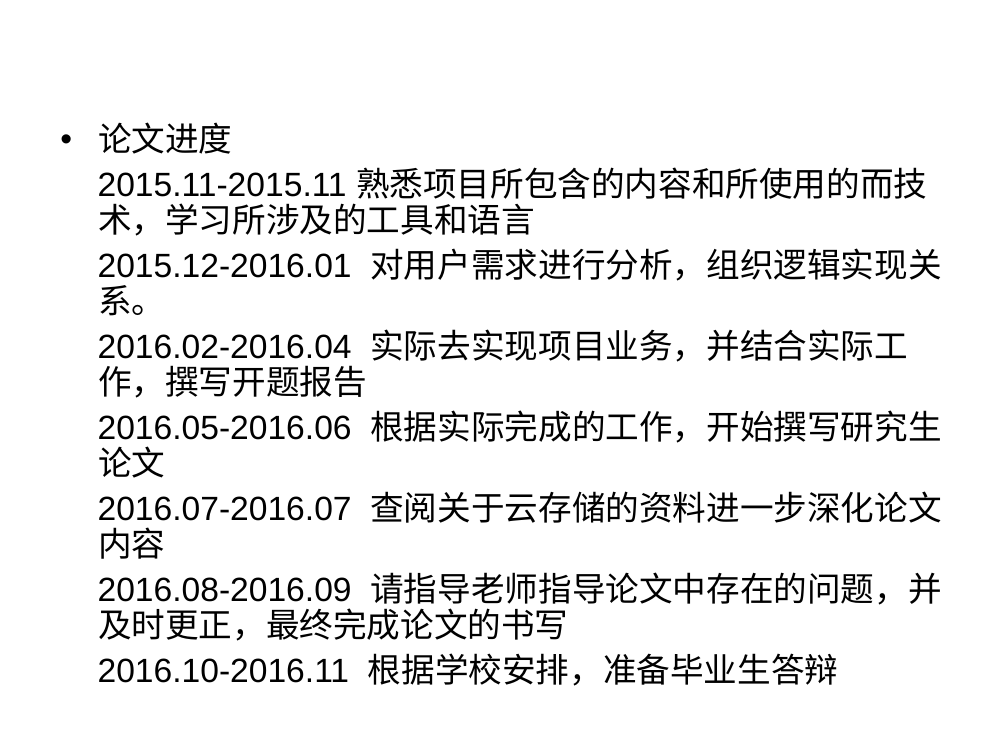
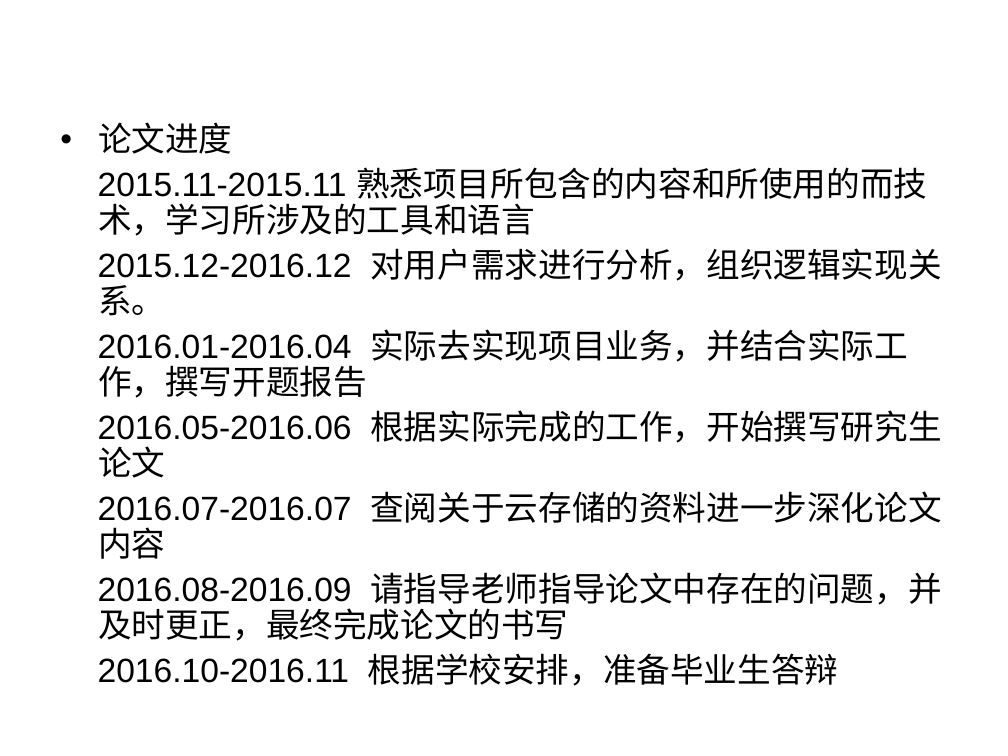
Before and after one commit to liaoliaoanxiao/mediumRepy, a slide deck: slide 13 of 中期答辩.ppt. Drawn at 1008x756 pixels with LibreOffice and Linux fonts; fonts in the diff are those of the drawing; background and template pictures are left out. Boxes give left, top, right and bottom in pixels: in the first picture for what was removed or moved away, otherwise in the second. Text is boxed around its words. In the diff, an @@ line names an element or a change of style, - is before the commit and + after.

```diff
--- a/中期答辩.ppt
+++ b/中期答辩.ppt
@@ text at [98, 248, 941, 398]: text changed @@
-2015.12-2016.01 对用户需求进行分析，组织逻辑实现关系。
-2016.02-2016.04 实际去实现项目业务，并结合实际工作，撰写开题报告
+2015.12-2016.12 对用户需求进行分析，组织逻辑实现关系。
+2016.01-2016.04 实际去实现项目业务，并结合实际工作，撰写开题报告
```
Also in this commit, not shown: 2 other slides changed.
